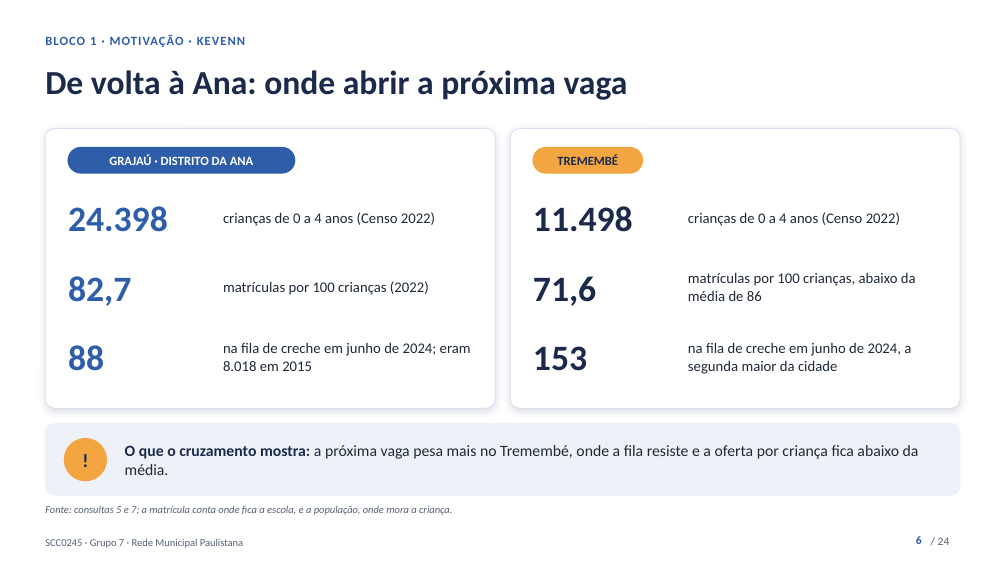
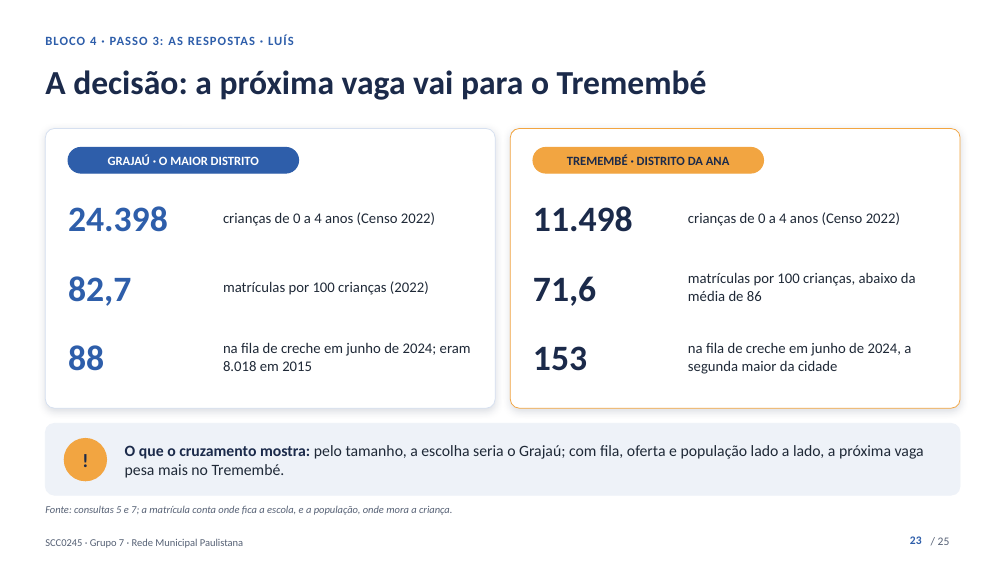
Before and after one commit to kevennlaranjeira/OLAP2026, a slide deck: slide 23 of docs/apresentacao/apresentacao-projeto1.pptx (slide 6 before the commit). Drawn at 1008x567 pixels with LibreOffice and Linux fonts; fonts in the diff are those of the drawing. Boxes give left, top, right and bottom in pixels: in the first picture for what was removed or moved away, otherwise in the second. Text is boxed around its words. In the diff, an @@ line names an element or a change of style, - is before the commit and + after.

```diff
--- a/docs/apresentacao/apresentacao-projeto1.pptx
+++ b/docs/apresentacao/apresentacao-projeto1.pptx
@@ text at bbox=[45, 34, 294, 45]: text changed @@
-BLOCO 1 · MOTIVAÇÃO · KEVENN
+BLOCO 4 · PASSO 3: AS RESPOSTAS · LUÍS
@@ text at bbox=[45, 70, 707, 100]: text changed @@
-De volta à Ana: onde abrir a próxima vaga
+A decisão: a próxima vaga vai para o Tremembé
@@ rounded rectangle: place and size @@
-rounded rectangle at bbox=[68, 147, 295, 173]
+rounded rectangle at bbox=[68, 147, 299, 173]
@@ rounded rectangle at bbox=[510, 129, 960, 408]: outline #D6E0F0 0.75 pt to #F2A541 0.75 pt @@
@@ rounded rectangle: place and size @@
-rounded rectangle at bbox=[533, 147, 643, 173]
+rounded rectangle at bbox=[533, 147, 764, 173]
@@ text at bbox=[108, 154, 259, 165]: text changed @@
-GRAJAÚ · DISTRITO DA ANA
+GRAJAÚ · O MAIOR DISTRITO
@@ text at bbox=[567, 154, 730, 165]: text changed @@
-TREMEMBÉ
+TREMEMBÉ · DISTRITO DA ANA
@@ text at bbox=[125, 445, 924, 478]: text changed @@
-O que o cruzamento mostra: a próxima vaga pesa mais no Tremembé, onde a fila resiste e a oferta por criança fica abaixo da média.
+O que o cruzamento mostra: pelo tamanho, a escolha seria o Grajaú; com fila, oferta e população lado a lado, a próxima vaga pesa mais no Tremembé.
@@ page number at bbox=[910, 536, 922, 544]: text changed @@
-6
+23
@@ text at bbox=[938, 537, 950, 545]: text changed @@
-/ 24
+/ 25
```
Also in this commit, not shown: 22 other slides changed, 1 slide added, 8 other files.
